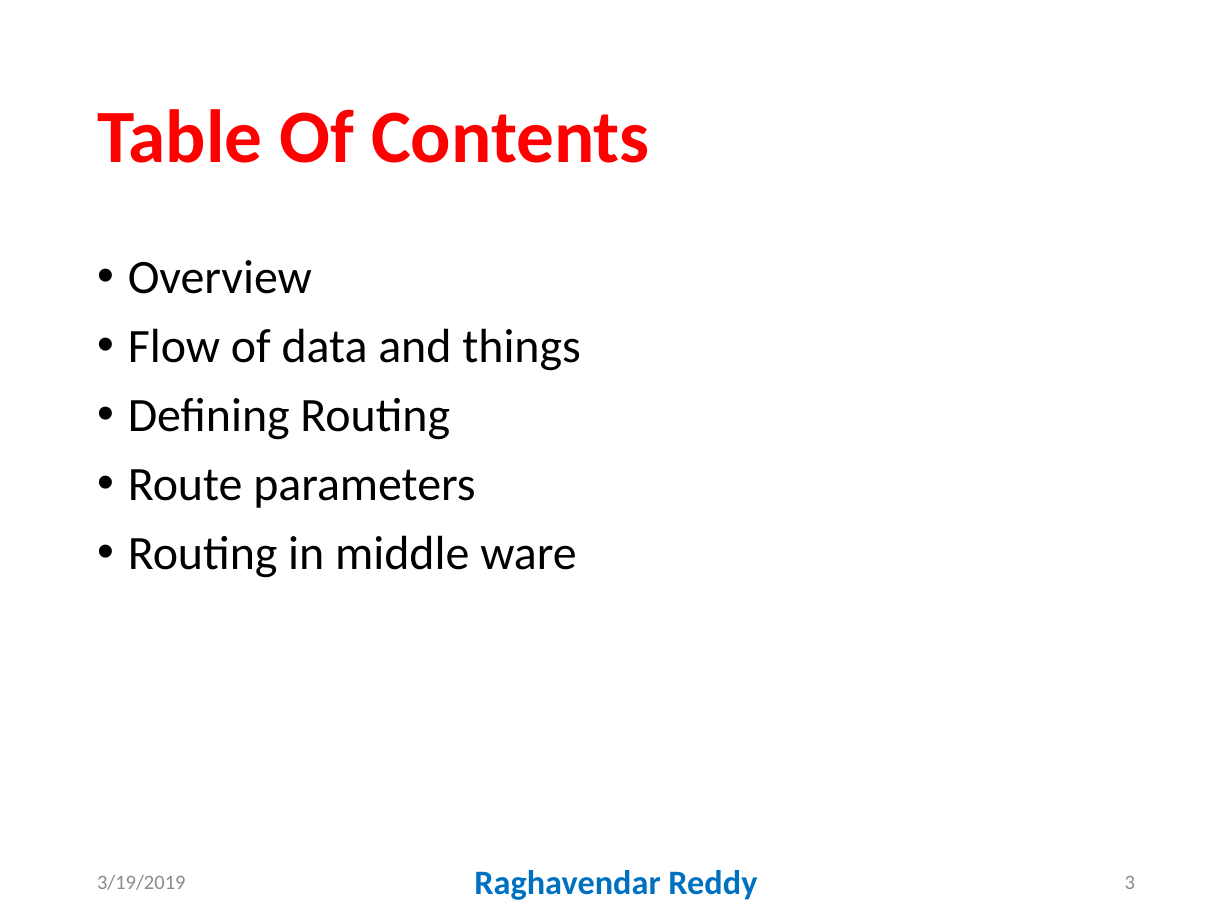
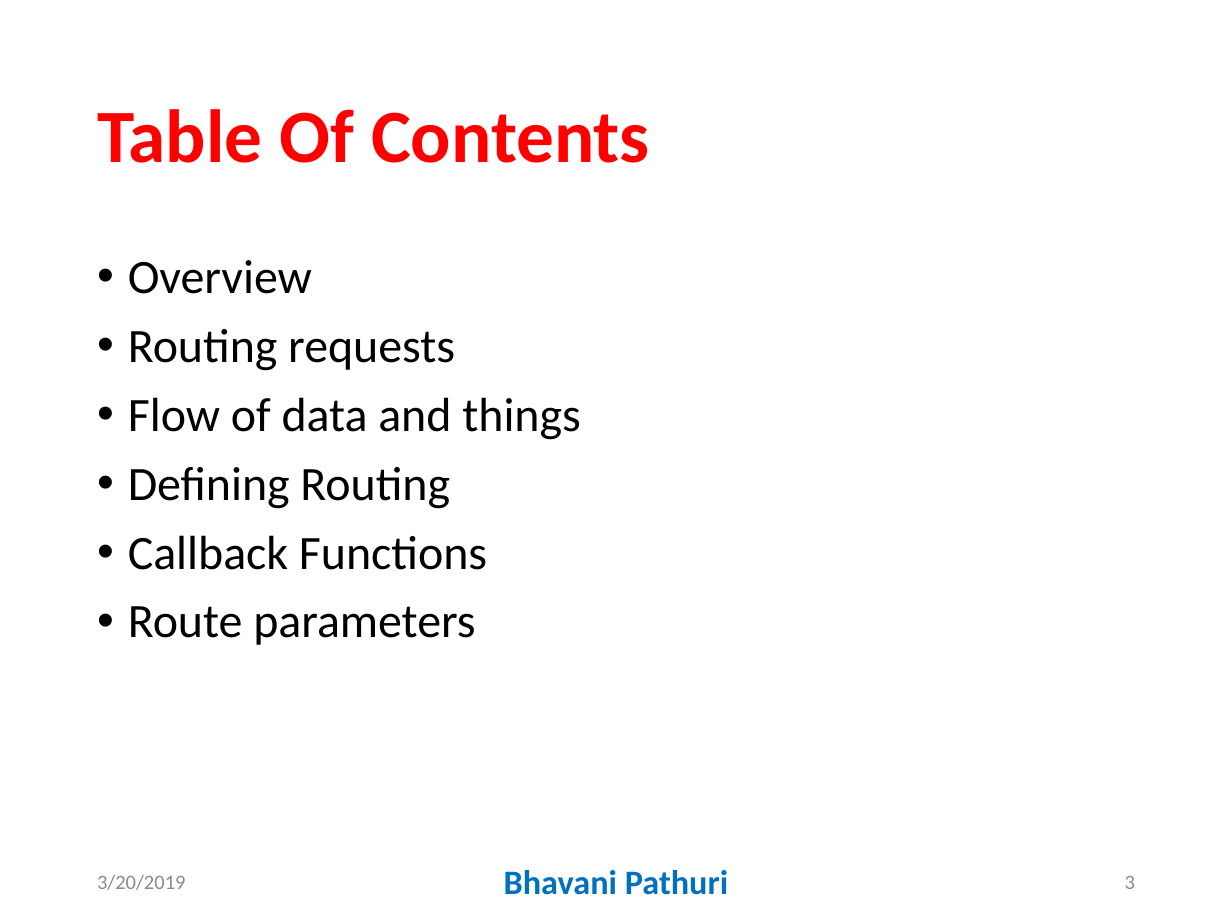
Before and after one commit to GallaPriyanka/routingExpressApp, a slide deck: slide 3 of docs/ws5.pptx. Drawn at 1232x924 pixels with LibreOffice and Linux fonts; fonts in the diff are those of the drawing. Boxes give left, top, right and bottom in pixels: in the first picture for what was removed or moved away, otherwise in the second. Text is boxed around its words. In the diff, an @@ line names an element or a change of style, - is before the commit and + after.

```diff
--- a/docs/ws5.pptx
+++ b/docs/ws5.pptx
@@ text at [128, 329, 455, 371]: paragraph added @@
+• Routing requests
@@ text at [128, 535, 487, 570]: paragraph added @@
+• Callback Functions
@@ text at [128, 535, 576, 578]: paragraph removed @@
-• Routing in middle ware
@@ text at [97, 875, 186, 890]: text changed @@
-3/19/2019
+3/20/2019
@@ text at [504, 870, 728, 895]: text changed @@
-Raghavendar Reddy
+Bhavani Pathuri
```
Also in this commit, not shown: 12 other slides changed.
